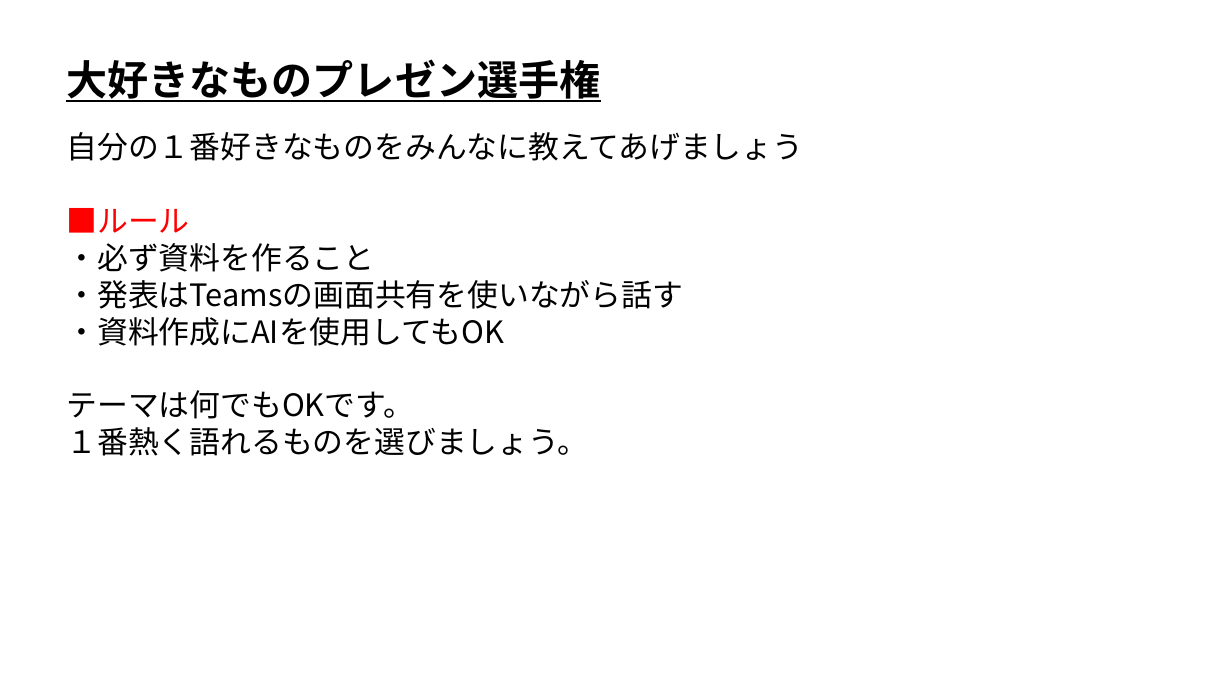
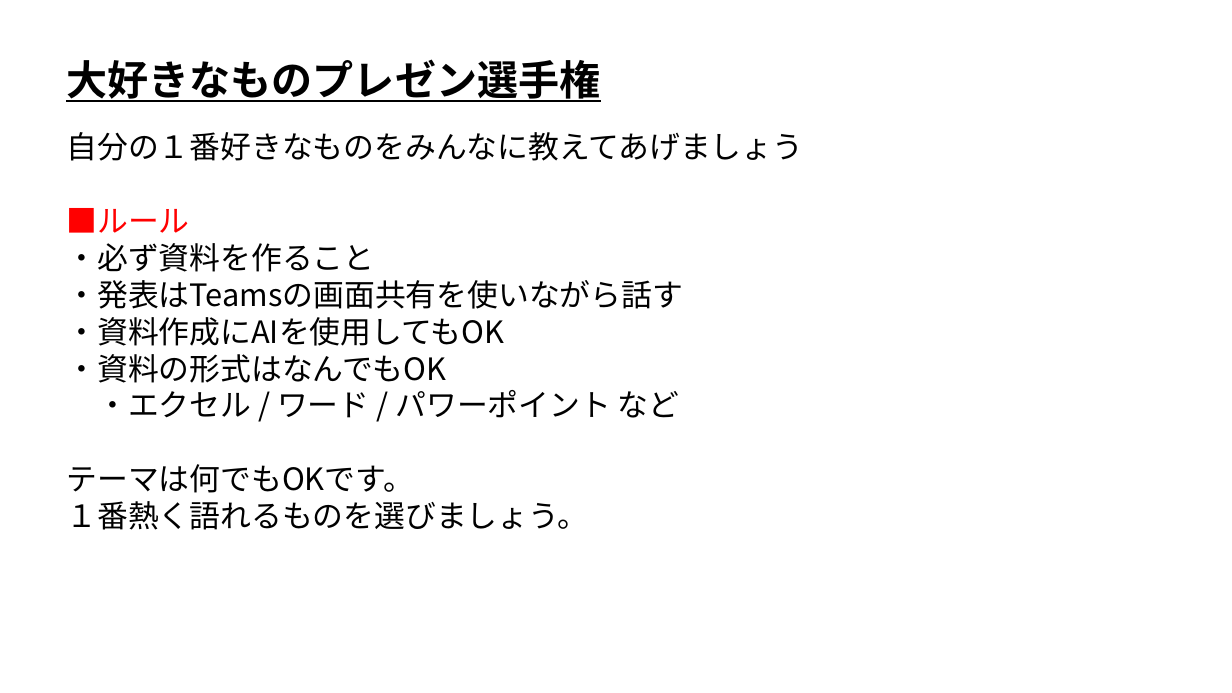
Before and after one commit to ArakiYusuke-Ohara/Textbook, a slide deck: slide 1 of その他/新入生ガイダンス/02_大好きなものプレゼン選手権.pptx. Drawn at 1232x693 pixels with LibreOffice and Linux fonts; fonts in the diff are those of the drawing. Boxes give left, top, right and bottom in pixels: in the first picture for what was removed or moved away, otherwise in the second. Text is boxed around its words. In the diff, an @@ line names an element or a change of style, - is before the commit and + after.

```diff
--- a/その他/新入生ガイダンス/02_大好きなものプレゼン選手権.pptx
+++ b/その他/新入生ガイダンス/02_大好きなものプレゼン選手権.pptx
@@ text at [66,354,680,418]: paragraphs added @@
+・資料の形式はなんでもOK
+・エクセル / ワード / パワーポイント など
```
Also in this commit, not shown: 1 other file.
